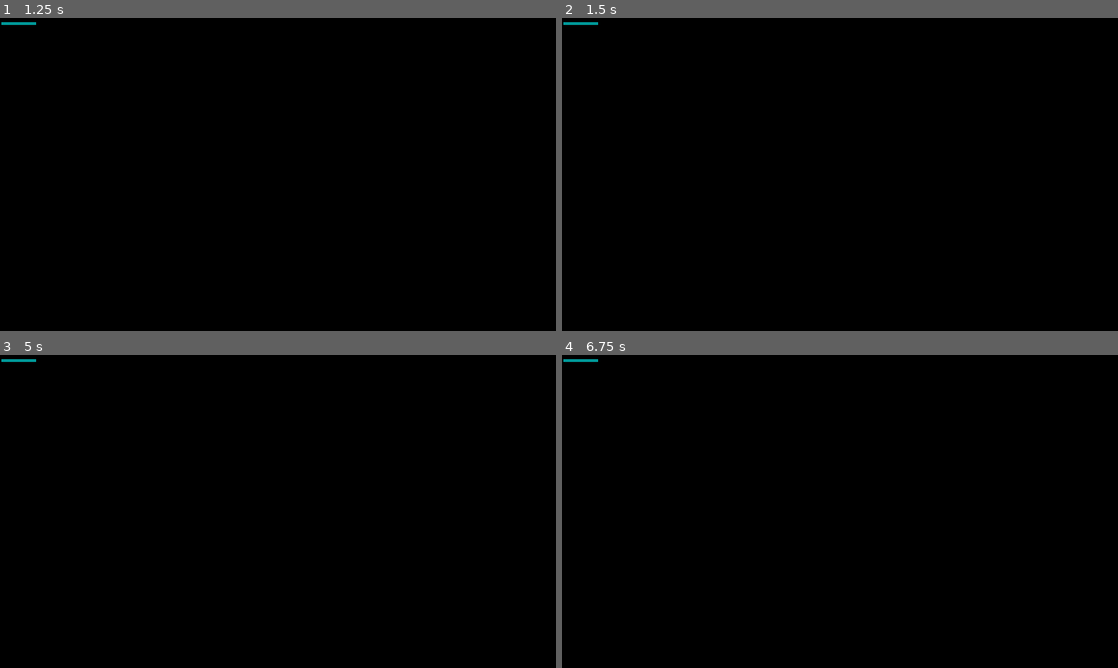
Above: before the commit, frames 1-4 (two rows, left to right).
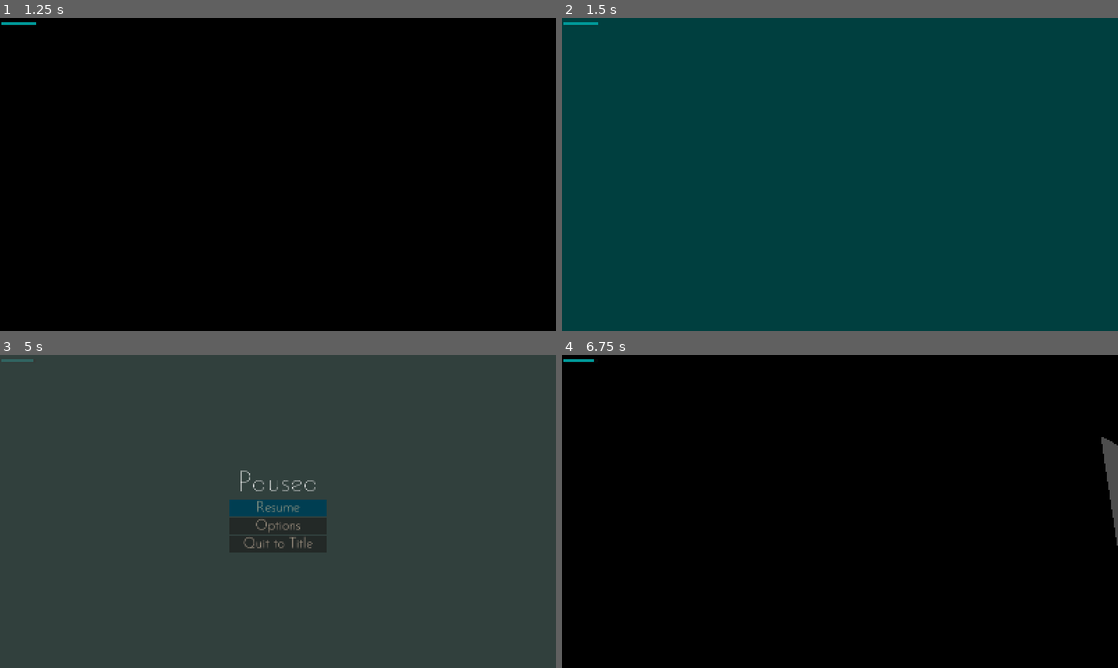
Above: after the commit, the same moments.

Repository: CyberSugarStudios/GitHub-Game-Off-2026
Game: Godot game, scene res://scenes/ui/title_screen.tscn
Two runs of this game, one before a commit and one after it. Both use one fixed random seed, a clock stepped at 60 frames per second and the inputs below.
Inputs (mouse positions are in pixels of both pictures, inside the frame that each line leads up to):
- Up to frame 1 (1.25 s): click "New Game" at 0.5 s
- Up to frame 2 (1.5 s): tap Enter at 1.25 s; move the mouse to (867, 174) at 1.27 s; hold W (move_forward) from 1.28 s (still down); hold Shift (enter_astral_plane) from 1.28 s (still down)
- Up to frame 3 (5 s): keep holding W (move_forward); tap Space at 2, 3.5 s; move the mouse to (250, 511) at 2.02 s; release Shift (enter_astral_plane) at 2.03 s; tap Shift (enter_astral_plane) at 2.1, 3.6 s; tap Enter at 2.75, 4.25 s; move the mouse to (289, 505) at 2.77 s; hold Shift (enter_astral_plane) 2.78-3.53 s; move the mouse to (272, 517) at 3.52 s; move the mouse to (316, 514) at 4.27 s; hold Shift (enter_astral_plane) from 4.28 s (still down); tap Escape (pause) at 4.9 s
- Up to frame 4 (6.75 s): move the mouse to (795, 508) at 5.02 s; release Shift (enter_astral_plane) at 5.03 s; tap Shift (enter_astral_plane) at 5.1 s; release W (move_forward) at 5.75 s; click (840, 508) at 5.75 s, where only the run after the commit has a clickable "Resume"; tap Space at 6.5 s; move the mouse to (845, 511) at 6.52 s; hold W (move_forward) from 6.53 s (still down); hold Shift (enter_astral_plane) from 6.53 s (still down)

Frame 1 is identical in both runs. In frame 2, 100% of the frame differs, in the area x 0-100%, y 0-100%; in frame 3, 100%; in frame 4, 0.5%.
Error before the commit: Invalid type in function '_look' in base 'CharacterBody3D (character_controller.gd)'. Cannot convert argument 1 from Vector2 to Vector3. (res://scripts/charact…

Commit message:
Fix look vector type, astral entry threshold, HUD signal connections, and pause input

Diff:
--- a/ghgo2026/scenes/main.tscn
+++ b/ghgo2026/scenes/main.tscn
@@ -4,6 +4,7 @@
 [ext_resource type="Script" uid="uid://cyra5s526v5xl" path="res://scripts/main.gd" id="1_sugp2"]
 [ext_resource type="PackedScene" uid="uid://ch2ws6wo0sufh" path="res://scenes/player_first_person.tscn" id="2_0wfyh"]
 [ext_resource type="Script" uid="uid://b4goyvy1yxl23" path="res://scripts/ui/hud.gd" id="4_jyhfs"]
+[ext_resource type="PackedScene" uid="uid://cphlvw4ugwl31" path="res://scenes/ui/pause_menu.tscn" id="5_tbgi4"]
 
 [sub_resource type="StyleBoxFlat" id="StyleBoxFlat_0wfyh"]
 bg_color = Color(0, 0.6, 0.6, 1)
@@ -83,3 +84,5 @@
 theme_override_styles/fill = SubResource("StyleBoxFlat_0wfyh")
 value = 100.0
 show_percentage = false
+
+[node name="PauseMenu" parent="." unique_id=1351570408 instance=ExtResource("5_tbgi4")]
--- a/ghgo2026/scenes/player_first_person.tscn
+++ b/ghgo2026/scenes/player_first_person.tscn
@@ -7,6 +7,7 @@
 height = 1.6
 
 [node name="PlayerFirstPerson" type="CharacterBody3D" unique_id=1491077890]
+motion_mode = 1
 script = ExtResource("1_u1uxq")
 
 [node name="PlayerCollider" type="CollisionShape3D" parent="." unique_id=1737941793]
--- a/ghgo2026/scripts/autoload/game_state.gd
+++ b/ghgo2026/scripts/autoload/game_state.gd
@@ -12,12 +12,12 @@
 const MAX_POSSIBLE_BARS := 5
 const ASTRAL_DRAIN_PER_METER := 0.04 #0.04 = 25 m
 const LIVING_REGEN_PER_SECOND := 0.1 #regen outside of the stral 0.1 = 10s
-const MIN_ENERGY_TO_ENTER_ASTRAL := 100.0 #one full bar recharge required
+const MIN_ENERGY_TO_ENTER_ASTRAL := 1.0 #one full bar recharge required
 
 #region - VARS
 var max_bars: int = STARTING_BARS #door check
 var energy: float = STARTING_BARS #powers and astral drains this
-var in_astral: float = false
+var in_astral: bool = false
 #endregion
 #endregion
 #endregion
--- a/ghgo2026/scripts/character_controller.gd
+++ b/ghgo2026/scripts/character_controller.gd
@@ -57,7 +57,7 @@
 
 	_report_distance_moved()
 
-func _look(relative: Vector3) -> void:
+func _look(relative: Vector2) -> void:
 	rotate_y(-relative.x * mouse_sensitivity)
 	var pitch_direction := 1.0 if invert_y else -1.0
 	camera.rotate_x(pitch_direction * relative.y * mouse_sensitivity)
--- a/ghgo2026/scripts/ui/hud.gd
+++ b/ghgo2026/scripts/ui/hud.gd
@@ -13,8 +13,8 @@
 			bar.step = 0.0
 			_bars.append(bar)
 
-	GameState.energy_changed.emit(_on_energy_changed)
-	GameState.plane_changed.emit(_on_plane_changed)
+	GameState.energy_changed.connect(_on_energy_changed)
+	GameState.plane_changed.connect(_on_plane_changed)
 
 	_on_energy_changed(GameState.energy, GameState.max_bars)
 	_on_plane_changed(GameState.in_astral)
--- a/ghgo2026/scripts/ui/pause_menu.gd
+++ b/ghgo2026/scripts/ui/pause_menu.gd
@@ -14,13 +14,21 @@
 	settings_button.pressed.connect(_on_settings_pressed)
 	quit_button.pressed.connect(_on_quit_pressed)
 
-func _process(delta: float) -> void:
+func _process(_delta: float) -> void:
 	if get_tree().paused:
 		return
 	if Input.mouse_mode == Input.MOUSE_MODE_CAPTURED:
 		_had_mouse_capture = true
 	elif _had_mouse_capture:
 		open()
+
+func _unhandled_input(event: InputEvent) -> void:
+	if event.is_action_pressed("pause"):
+		if get_tree().paused:
+			resume()
+		else:
+			open()
+		get_viewport().set_input_as_handled()
 
 func _notification(what: int) -> void:
 	if what == NOTIFICATION_APPLICATION_FOCUS_OUT and not get_tree().paused:
